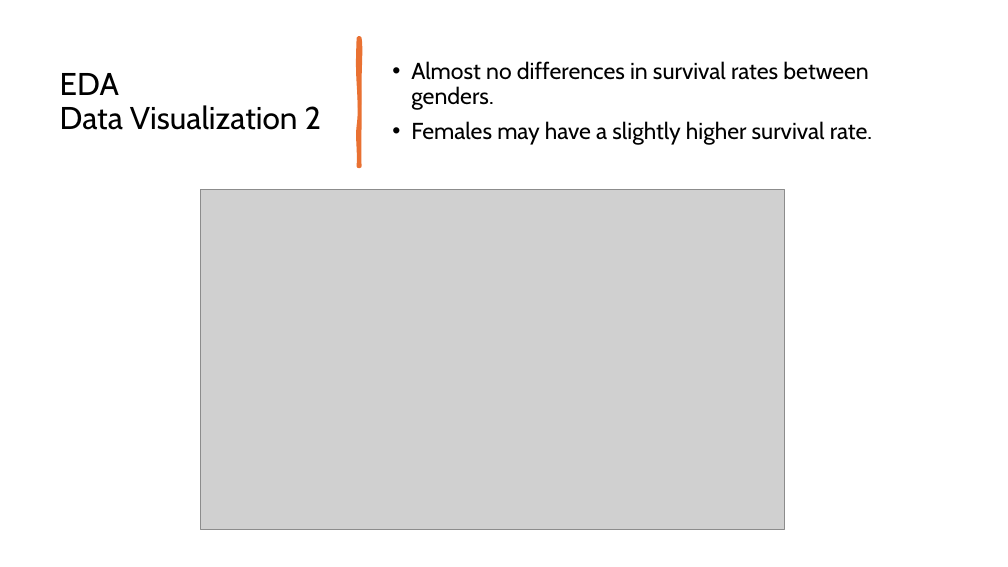
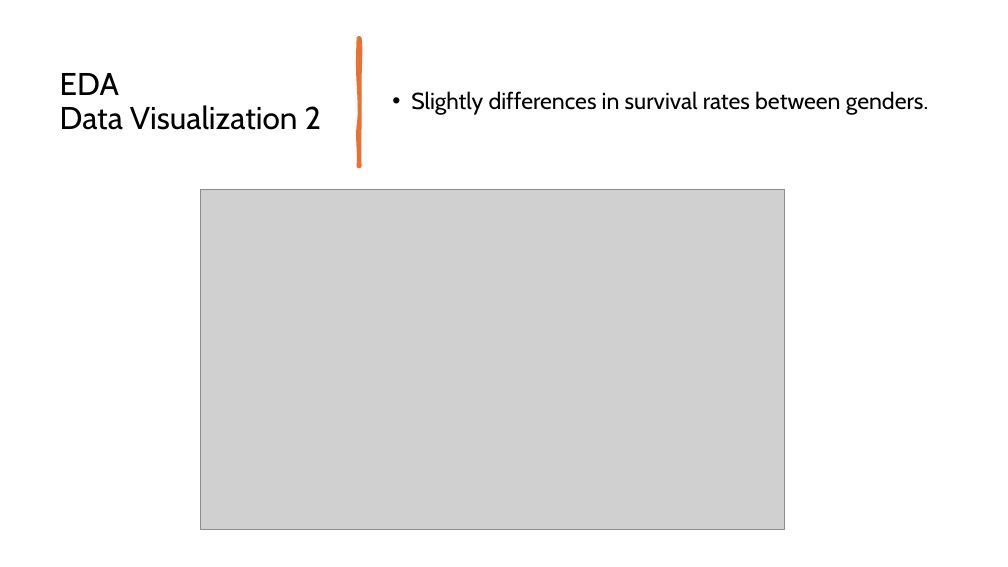
Before and after one commit to Barcayzc/Project1030, a slide deck: slide 5 of Presentation.pptx. Drawn at 1008x567 pixels with LibreOffice and Linux fonts; fonts in the diff are those of the drawing; grey boxes stand for pictures. Boxes give left, top, right and bottom in pixels: in the first picture for what was removed or moved away, otherwise in the second. Text is boxed around its words. In the diff, an @@ line names an element or a change of style, - is before the commit and + after.

```diff
--- a/Presentation.pptx
+++ b/Presentation.pptx
@@ text at <box>411,91,928,115</box>: text changed @@
-• Almost no differences in survival rates between genders.
-• Females may have a slightly higher survival rate.
+• Slightly differences in survival rates between genders.
```
Also in this commit, not shown: 2 other slides changed, 53 other files.
